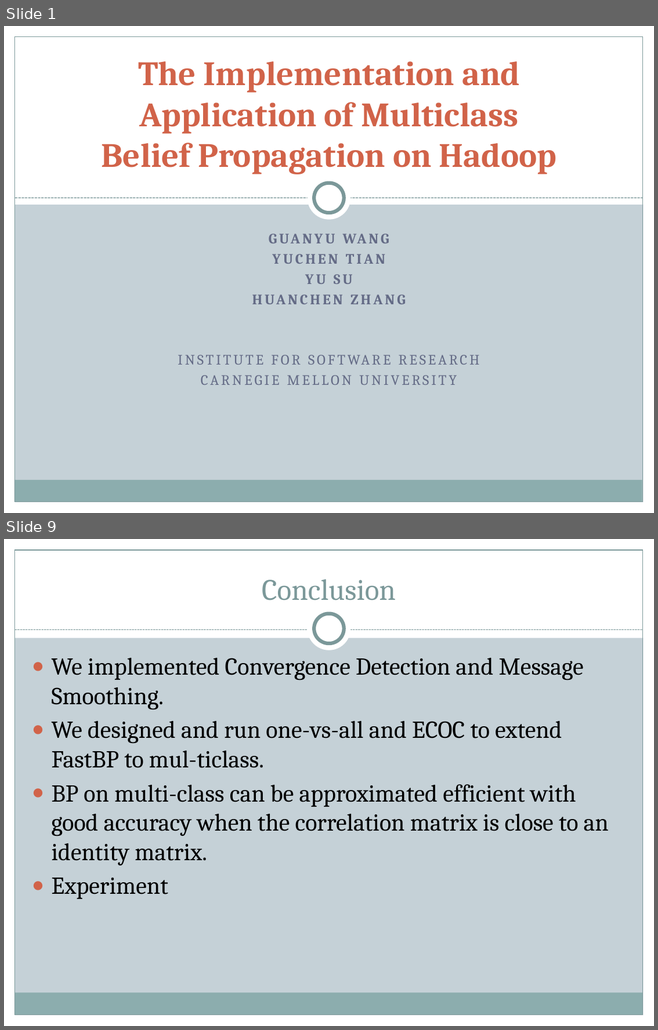
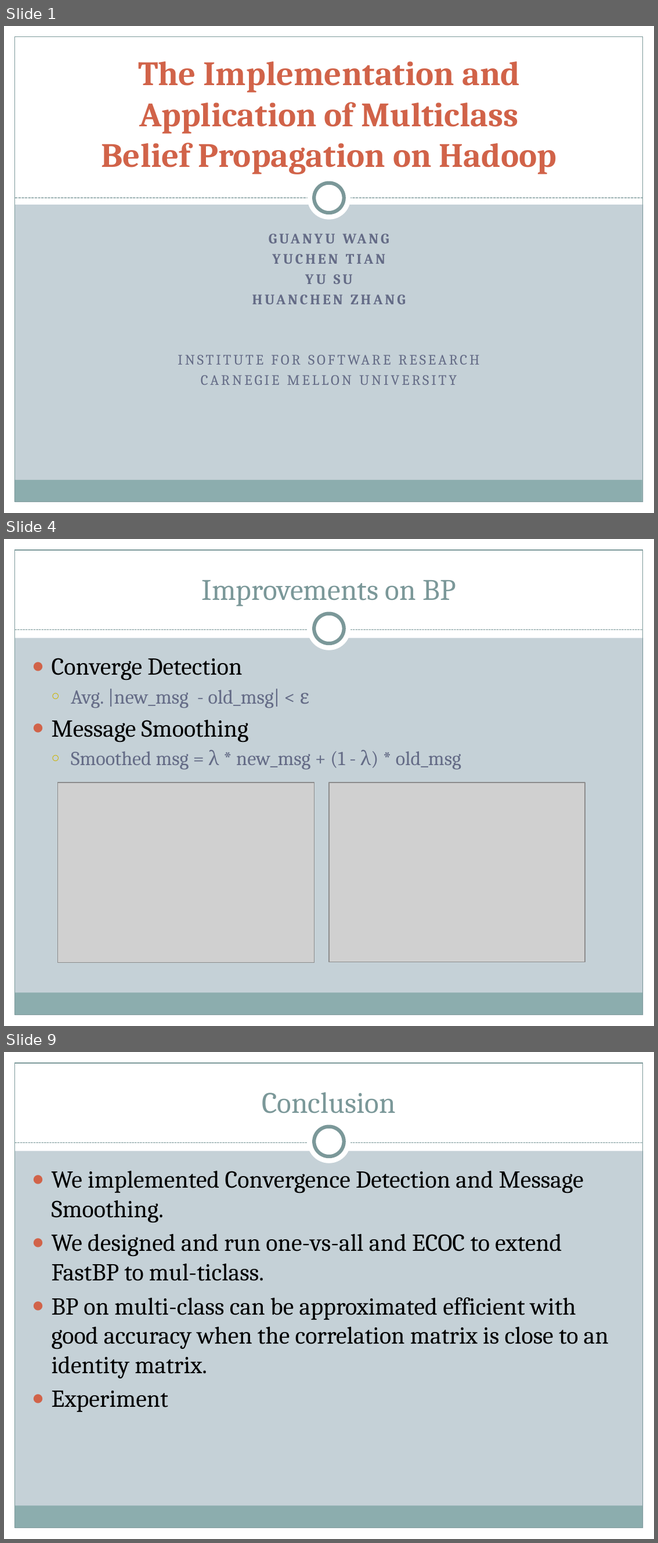
Before and after one commit to lazyplus/826Code, a slide deck: DOC/The Implementation and Application of Multiclass belief propagation on hadoop.pptx. Shown one above the other, each under a label of ours: slides 1 and 9 before the commit, slides 1, 4 and 9 after it; the slides between them are not shown. The pictures are 658x1030 and 658x1543 pixels, drawn with LibreOffice and Linux fonts; fonts in the diff are those of the drawing; grey boxes stand for pictures. Boxes give left, top, right and bottom in pixels: in the first picture for what was removed or moved away, otherwise in the second. Text is boxed around its words. In the diff, an @@ line names an element or a change of style, - is before the commit and + after.

```diff
--- a/DOC/The Implementation and Application of Multiclass belief propagation on hadoop.pptx
+++ b/DOC/The Implementation and Application of Multiclass belief propagation on hadoop.pptx
@@ slide 4 added at [4, 539, 654, 1026], background #C5D1D7; not listed: 9 template elements that a slide beside it also shows @@
@@ title added at [202, 580, 455, 606], 33 pt, text #7C999A @@
+Improvements on BP
@@ text added at [52, 658, 461, 770], 22 pt, text #646B86 @@
+● Converge Detection
+  ○ Avg. |new_msg - old_msg| < ε
+● Message Smoothing
+  ○ Smoothed msg = λ * new_msg + (1 - λ) * old_msg
@@ picture added at [58, 783, 314, 962] @@
@@ picture added at [329, 783, 585, 962] @@
```
Also in this commit, not shown: 5 slides changed, 1 other slide added, 2 slides removed, 3 other files.
